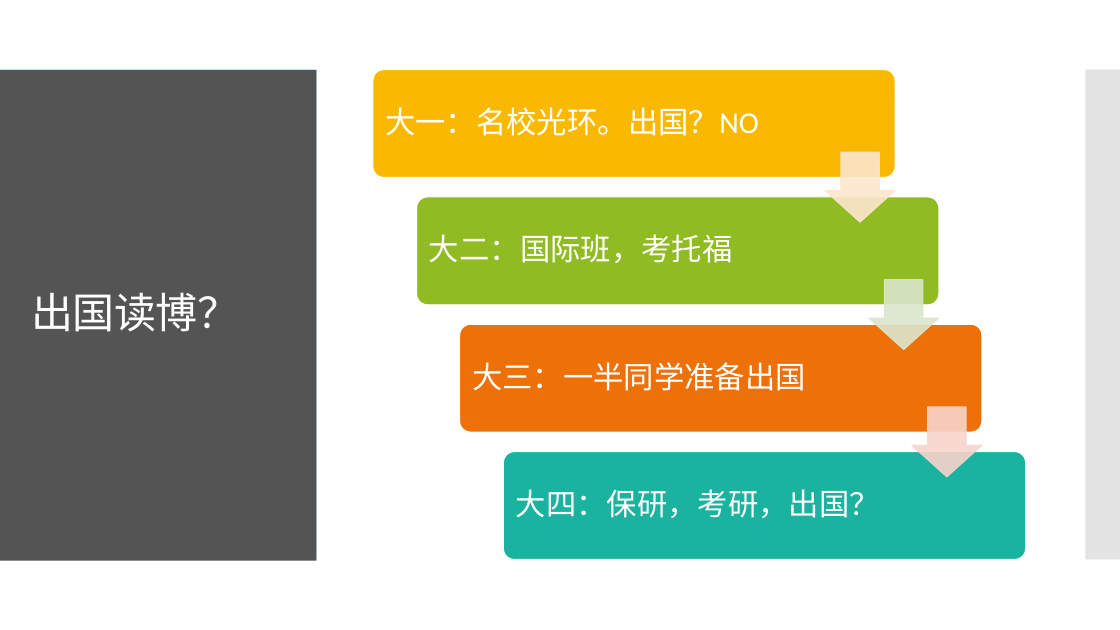
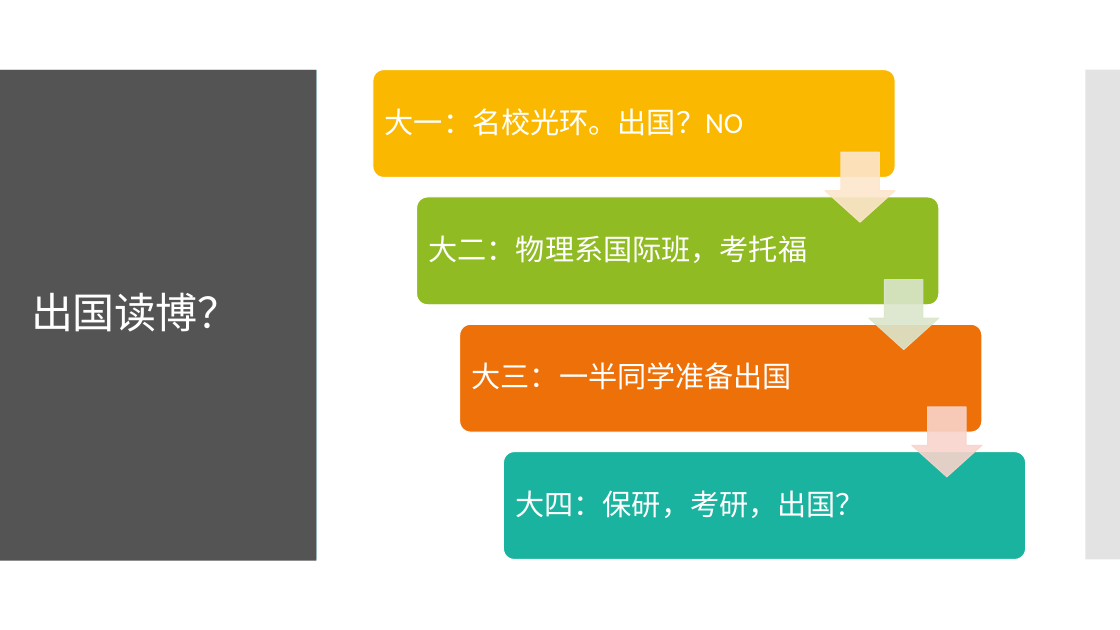
Before and after one commit to WeileiZeng/middle-school-study-plan, a slide deck: slide 4 of shizitang/phd.pptx. Drawn at 1120x630 pixels with LibreOffice and Linux fonts; fonts in the diff are those of the drawing. Boxes give left, top, right and bottom in pixels: in the first picture for what was removed or moved away, otherwise in the second. Text is boxed around its words. In the diff, an @@ line names an element or a change of style, - is before the commit and + after.

```diff
--- a/shizitang/phd.pptx
+++ b/shizitang/phd.pptx
@@ text at [429, 235, 808, 263]: text changed; size 26 to 25 pt @@
-大二：国际班，考托福
+大二：物理系国际班，考托福
@@ size 26 to 25 pt in 3 elements at [385, 108, 743, 136], [472, 362, 792, 390], [515, 490, 865, 518] @@
```
Also in this commit, not shown: 2 other slides changed, 1 slide removed, 5 other files.
